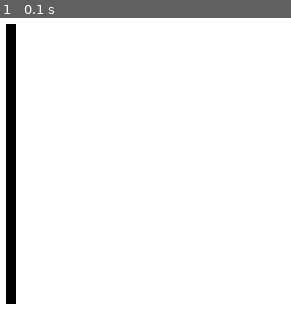
Above: before the commit, frame 1.
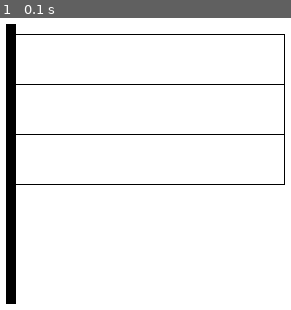
Above: after the commit, the same moment.

Repository: hypergraphman/git_test_pygame
Game: pygame game, started from Git/flag.py
Two runs of this game, one before a commit and one after it. Both use one fixed random seed, a clock stepped at 60 frames per second and the inputs below.
Inputs:
- Up to frame 1 (0.1 s): no input

The runs differ from the first frame. In frame 1, 1.4% of the frame differs, in the area x 5-98%, y 5-58%.

Commit message:
разметка цветов флага

Diff:
--- a/Git/flag.py
+++ b/Git/flag.py
@@ -6,16 +6,20 @@
 screen = pygame.display.set_mode(size)
 
 
-def draw_rect(point_start, point_finish, color):
+def draw_rect(point_start, width_height, color, width_border):
     rect_color = pygame.Color(color)
-    rect_width = 0
-    rect_point = [point_start, point_finish]
+    rect_width = width_border
+    rect_point = [point_start, width_height]
 
     pygame.draw.rect(screen, rect_color, rect_point, rect_width)
 
 
-draw_rect((0, 0), (300, 300), 'White')
-draw_rect((10, 10), (10, 280), 'Black')
+draw_rect((0, 0), (300, 300), 'White', 0)
+draw_rect((10, 10), (10, 280), 'Black', 0)
+draw_rect((19, 20), (270, 51), 'Black', 1)
+draw_rect((19, 70), (270, 51), 'Black', 1)
+draw_rect((19, 120), (270, 51), 'Black', 1)
+
 
 while pygame.event.wait().type != pygame.QUIT:
     pygame.display.flip()
